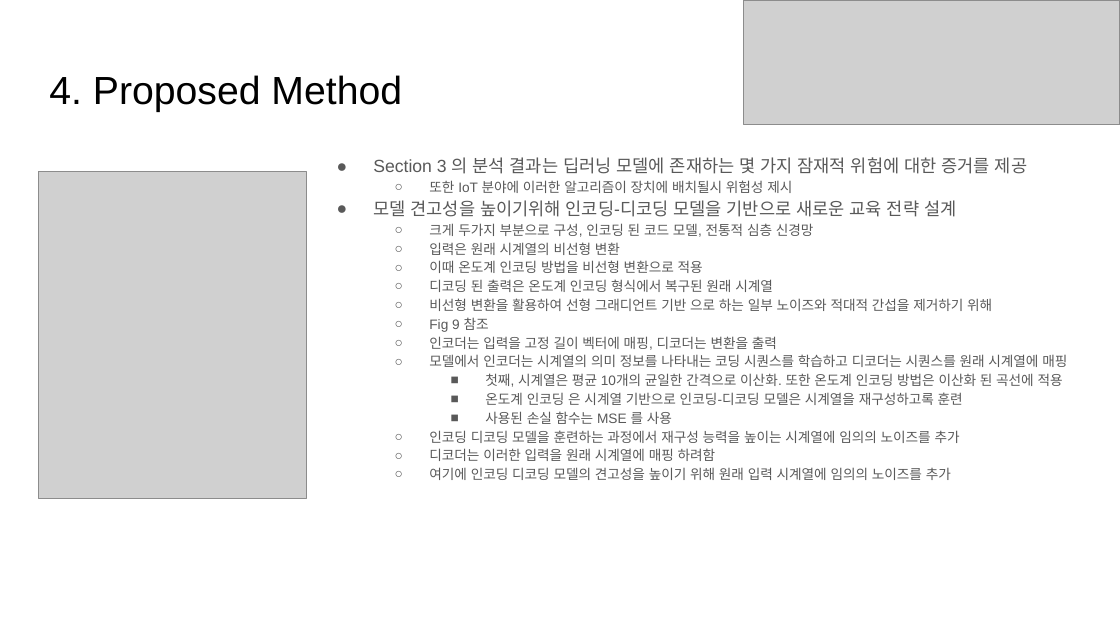
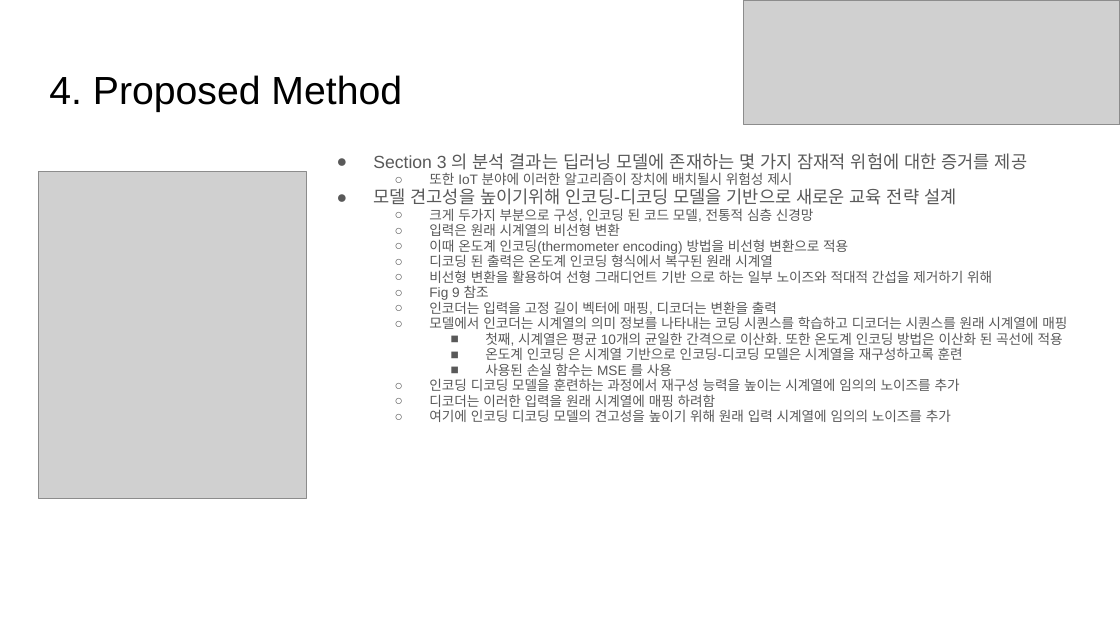
Before and after one commit to forallx94/Study, a slide deck: slide 11 of Adversarial attack/An IoT Time Series Data Security Model for Adversarial Attack Based on Thermometer Encoding.pptx. Drawn at 1120x630 pixels with LibreOffice and Linux fonts; fonts in the diff are those of the drawing; grey boxes stand for pictures. Boxes give left, top, right and bottom in pixels: in the first picture for what was removed or moved away, otherwise in the second. Text is boxed around its words. In the diff, an @@ line names an element or a change of style, - is before the commit and + after.

```diff
--- a/Adversarial attack/An IoT Time Series Data Security Model for Adversarial Attack Based on Thermometer Encoding.pptx
+++ b/Adversarial attack/An IoT Time Series Data Security Model for Adversarial Attack Based on Thermometer Encoding.pptx
@@ text at (x1=373, y1=153, x2=1067, y2=422): line spacing 1.15 to 0.95 @@
@@ text at (x1=429, y1=239, x2=848, y2=255): text changed @@
-  ○ 이때 온도계 인코딩 방법을 비선형 변환으로 적용
+  ○ 이때 온도계 인코딩(thermometer encoding) 방법을 비선형 변환으로 적용
```
Also in this commit, not shown: 1 other file.
